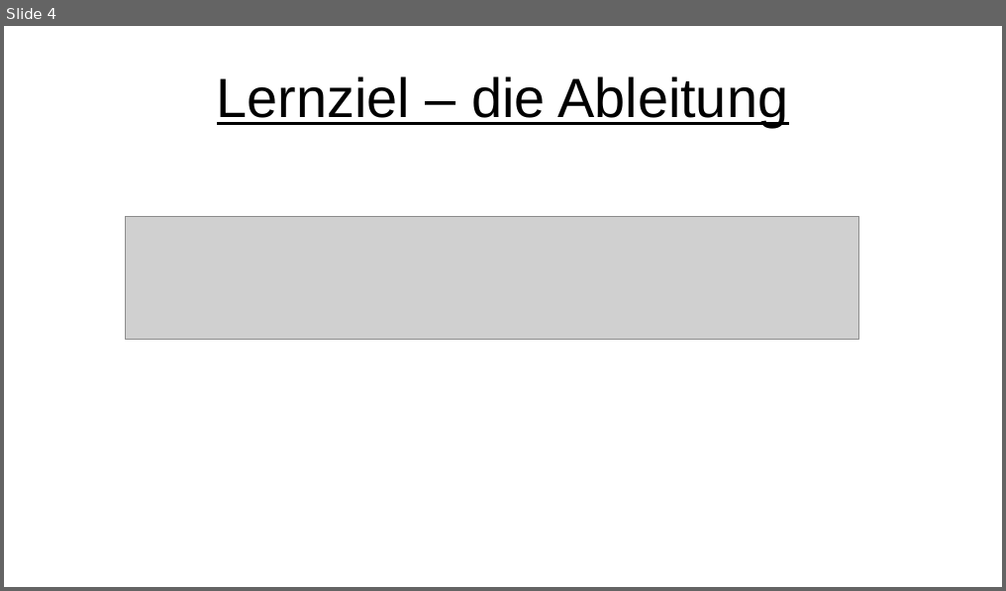
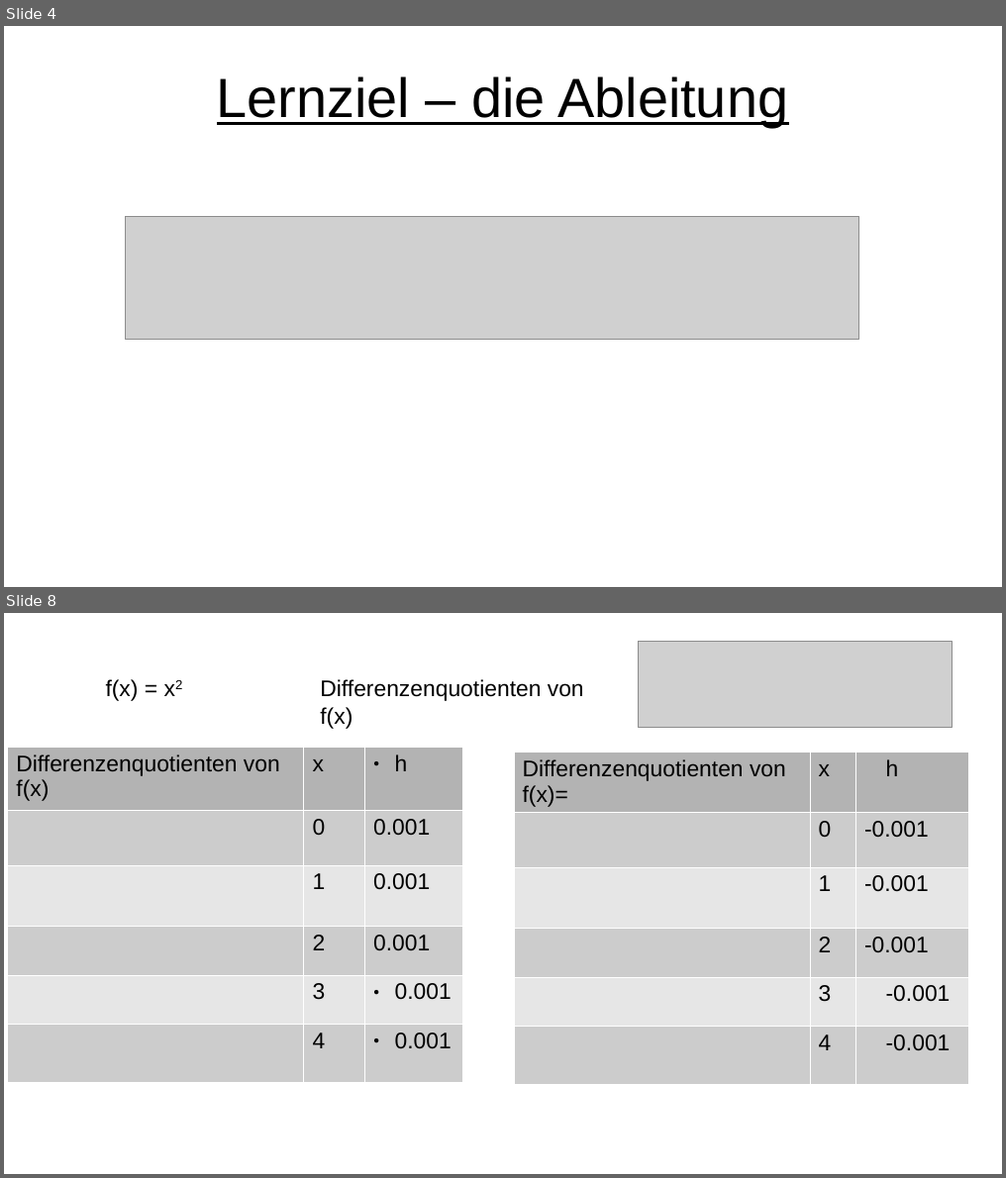
Before and after one commit to bearums/teaching, a slide deck: B5/Mathe/2024/EF/02/warm_up.odp. Shown one above the other, each under a label of ours: slide 4 before the commit, slides 4 and 8 after it; the slides between them are not shown. The pictures are 1006x591 and 1006x1178 pixels, drawn with LibreOffice and Linux fonts; fonts in the diff are those of the drawing; grey boxes stand for pictures. Boxes give left, top, right and bottom in pixels: in the first picture for what was removed or moved away, otherwise in the second. Text is boxed around its words. In the diff, an @@ line names an element or a change of style, - is before the commit and + after.

```diff
--- a/B5/Mathe/2024/EF/02/warm_up.odp
+++ b/B5/Mathe/2024/EF/02/warm_up.odp
@@ slide 8 added at [4,613,1002,1174], background #FFFFFF @@
@@ picture added at [639,641,952,727] @@
@@ text added at [106,679,139,701], 18 pt, text #000000 @@
+f(x) = x2
@@ text added at [320,679,584,729], 18 pt, text #000000 @@
+Differenzenquotienten von f(x)
@@ table added at [8,746,462,1079], 6 rows, 3 columns @@
+Differenzenquotienten von f(x) | x | h
+ | 0 | 0.001
+ | 1 | 0.001
+ | 2 | 0.001
+ | 3 | 0.001
+ | 4 | 0.001
@@ table added at [514,753,968,1085], 6 rows, 3 columns @@
+Differenzenquotienten von f(x)= | x | h
+ | 0 | -0.001
+ | 1 | -0.001
+ | 2 | -0.001
+ | 3 | -0.001
+ | 4 | -0.001
```
Also in this commit, not shown: 3 other slides added, 2 other files.
